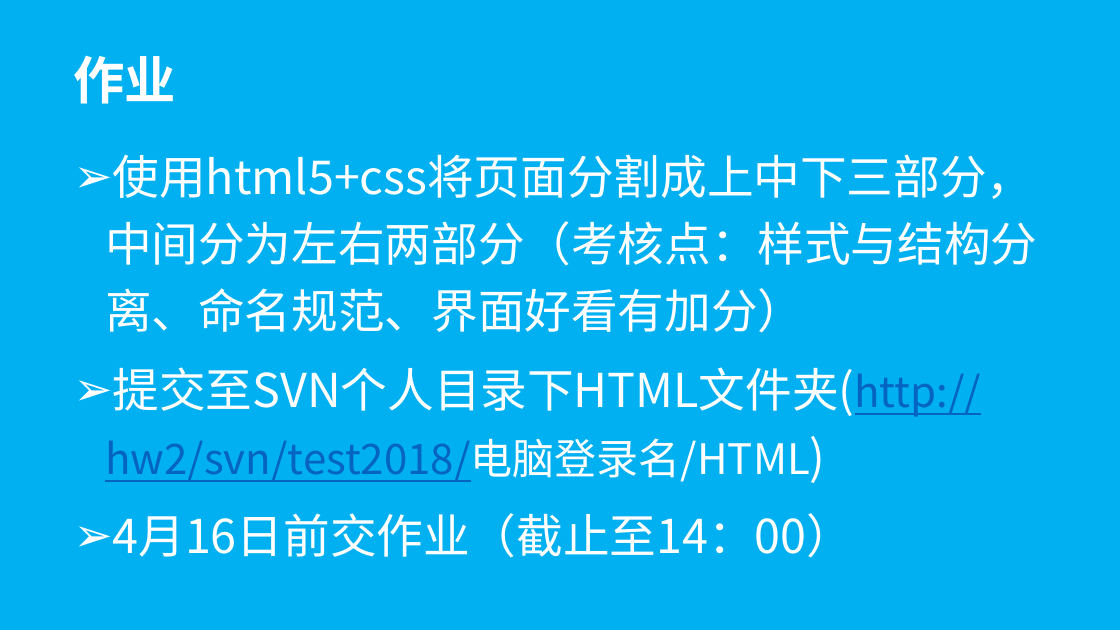
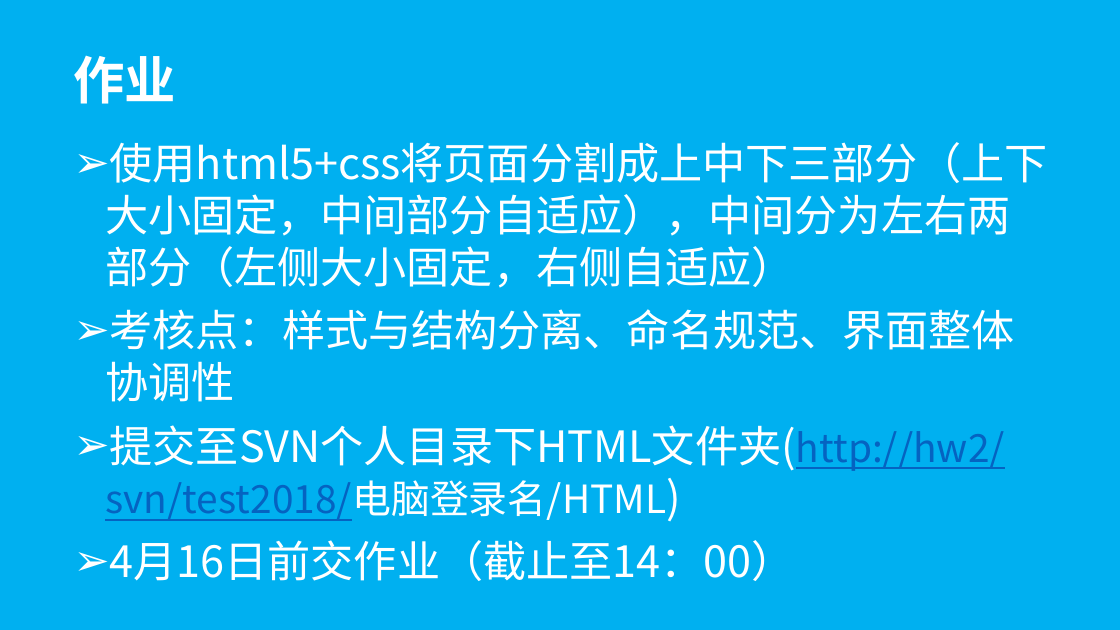
Before and after one commit to wugenshui/ppt, a slide deck: slide 18 of HTML_CSS/Html&CSS.pptx (slide 19 before the commit). Drawn at 1120x630 pixels with LibreOffice and Linux fonts; fonts in the diff are those of the drawing. Boxes give left, top, right and bottom in pixels: in the first picture for what was removed or moved away, otherwise in the second. Text is boxed around its words. In the diff, an @@ line names an element or a change of style, - is before the commit and + after.

Commit message:
作业demo

```diff
--- a/HTML_CSS/Html&CSS.pptx
+++ b/HTML_CSS/Html&CSS.pptx
@@ subtitle at bbox=[105, 142, 1048, 402]: text changed; size 40 to 37 pt @@
-➢ 使用html5+css将页面分割成上中下三部分，中间分为左右两部分（考核点：样式与结构分离、命名规范、界面好看有加分）
+➢ 使用html5+css将页面分割成上中下三部分（上下大小固定，中间部分自适应），中间分为左右两部分（左侧大小固定，右侧自适应）
+➢ 考核点：样式与结构分离、命名规范、界面整体协调性
@@ subtitle at bbox=[105, 425, 1005, 581]: size 40 to 37 pt in "提交至SVN个人目录下HTML文件夹(http://hw2/svn/test2018/电脑登录名/HTML)", "4月16日前交作业（截止至14：00）"; size 36 to 33.3 pt in "提交至SVN个人目录下HTML文件夹(http://hw2/svn/test2018/电脑登录名/HTML)"; line spacing 1.2 to 1 @@
```
Also in this commit, not shown: 1 slide removed, 1 other file.
